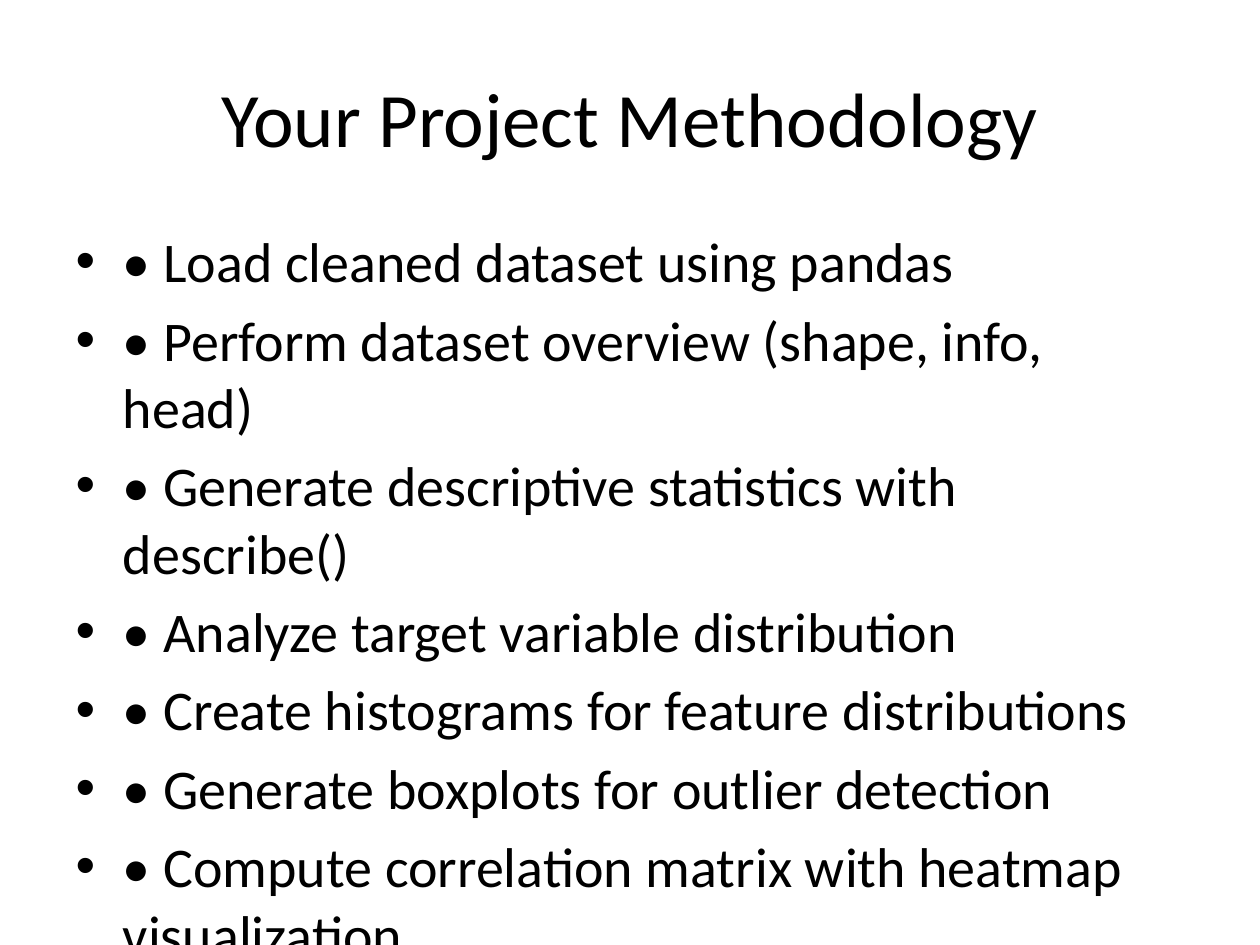
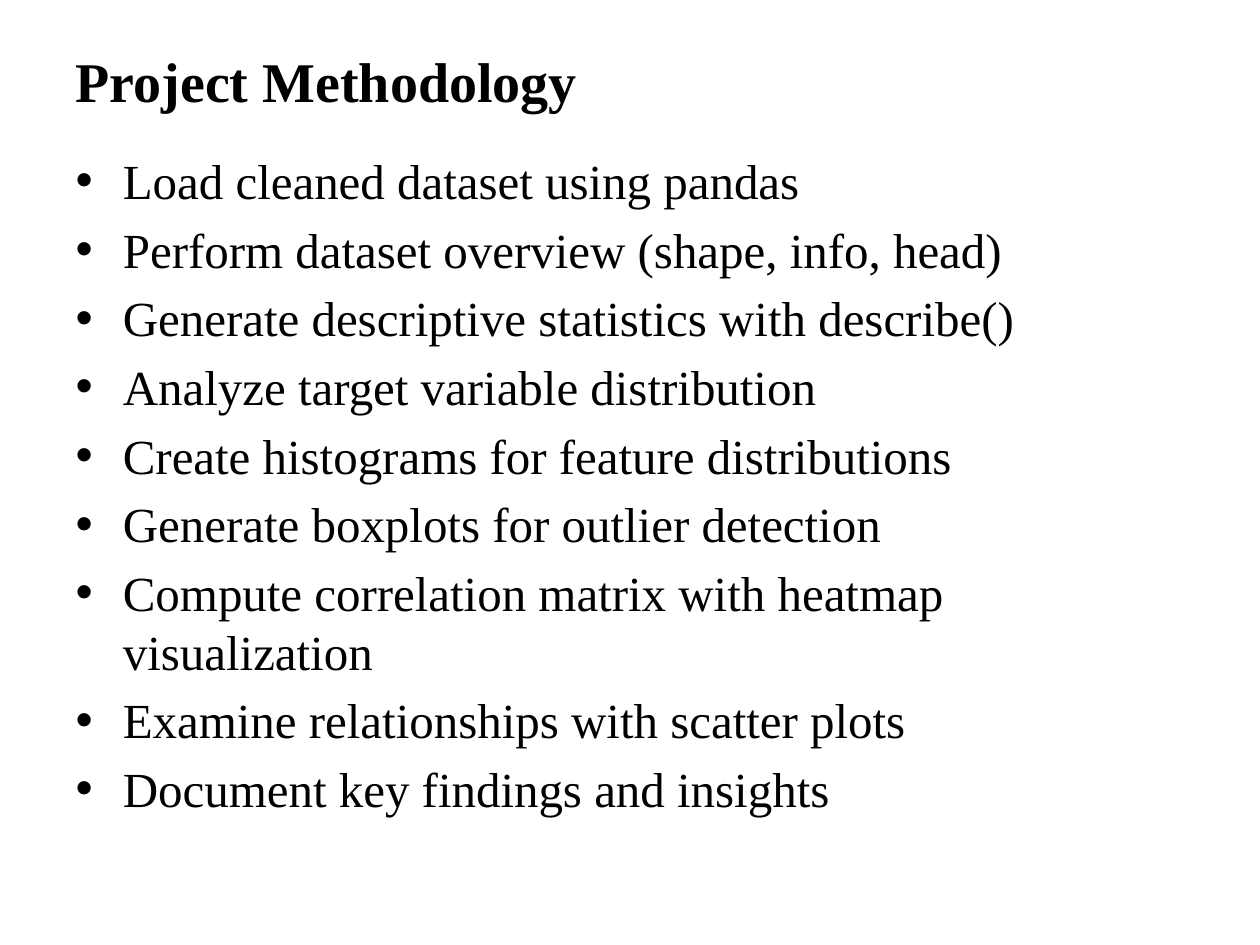
Before and after one commit to AhmadFarazWeb3Developer/Ethereum-Fraud-Detection-Using-AI, a slide deck: slide 5 of Assignment_01/Assignment_02_Presentation.pptx (slide 4 before the commit). Drawn at 1260x945 pixels with LibreOffice and Linux fonts; fonts in the diff are those of the drawing. Boxes give left, top, right and bottom in pixels: in the first picture for what was removed or moved away, otherwise in the second. Text is boxed around its words. In the diff, an @@ line names an element or a change of style, - is before the commit and + after.

Commit message:
project completed

```diff
--- a/Assignment_01/Assignment_02_Presentation.pptx
+++ b/Assignment_01/Assignment_02_Presentation.pptx
@@ title at (76,63,577,113): text changed; size 44 to 32 pt; font Calibri to Times New Roman; bold on @@
-Your Project Methodology
+Project Methodology
@@ text at (123,165,1014,817): text changed; size 32 to 28 pt; font Calibri to Times New Roman @@
-• • Load cleaned dataset using pandas
-• • Perform dataset overview (shape, info, head)
-• • Generate descriptive statistics with describe()
-• • Analyze target variable distribution
-• • Create histograms for feature distributions
-• • Generate boxplots for outlier detection
-• • Compute correlation matrix with heatmap visualization
-• • Examine relationships with scatter plots
-• • Document key findings and insights
+• Load cleaned dataset using pandas
+• Perform dataset overview (shape, info, head)
+• Generate descriptive statistics with describe()
+• Analyze target variable distribution
+• Create histograms for feature distributions
+• Generate boxplots for outlier detection
+• Compute correlation matrix with heatmap visualization
+• Examine relationships with scatter plots
+• Document key findings and insights
```
Also in this commit, not shown: 10 other slides changed, 1 slide added, 24 other files.
